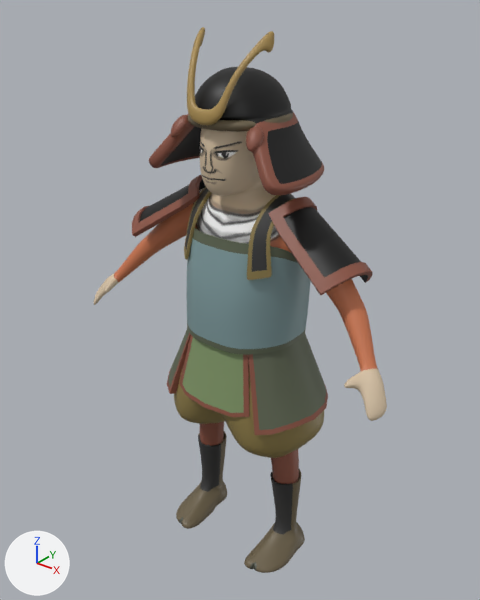
One commit to the FBX model SourceFiles/3D Models/Characters/FBX/samurai.fbx: the scene before it, then after it.
One viewpoint serves both versions: a 50 mm lens placed at (1.17, -1.504, 1.844), pointed at (-0.031, -0.002, 0.913). The axes (+X, +Y, +Z) are drawn at lower left. The lights are the same throughout. Where no turn or scale is listed for an object, it has been applied to the vertices.

In view in the first picture: 'Boots', 'Cuirass', 'Helmet', 'Helmet_Decoration', 'Helmet_Rope', 'Main', 'Main.001', 'Shoulder_Guard', 'Thigh_Guard'.
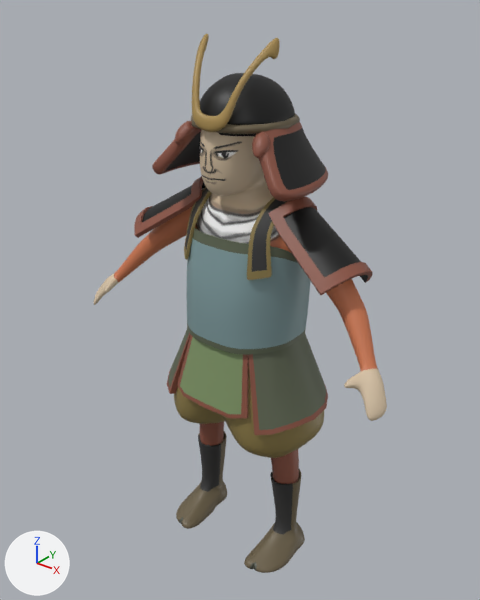
Where the newer file only moved an object's origin or applied its transform, the numbers keep the older frame.

Pixel boxes (x1, y1, x2, y2) of what changed, in the pictures (480 x 600 px; the box of a moved part takes in the faces that stretch with it):
'Helmet', moved, turned, rescaled
    before: (149, 67, 324, 196)
    after: (152, 73, 328, 202)
'Shoulder_Guard', reshaped
    before: (132, 175, 373, 295)
    after: (134, 176, 373, 295)
'Helmet_Decoration', mesh turned
    before: (187, 27, 274, 125)
    after: (192, 34, 280, 132)
'Helmet_Rope', reshaped, moved, rescaled, turned
    before: (187, 113, 293, 132)
    after: (191, 113, 300, 134)
part 1 of me_beziercircle_001, deleted (brown)
    before: (187, 113, 293, 132)
part 2 of me_beziercircle_001, added (brown)
    after: (191, 113, 300, 134)
part 6 of me_plane_003, moved or reshaped
    before: (132, 175, 206, 237)
    after: (134, 176, 206, 238)

The change, as a diff of the scene's bpy script:
```diff
--- a/SourceFiles/3D Models/Characters/FBX/samurai.fbx.py
+++ b/SourceFiles/3D Models/Characters/FBX/samurai.fbx.py
@@ me_beziercircle_001 @@
 # used by ob_helmet_rope; location = (0.0, -0.0208, 1.57); scale = (0.184, 0.184, 0.184)
-me_beziercircle_001.from_pydata(...)  # 2304 vertices, 2304 faces; spans x -0.77..0.77, y -0.92..0.75, z -0.46..-0.31
+me_beziercircle_001.from_pydata(...)  # 144 vertices, 144 faces; spans x -0.15..0.15, y -0.2..0.12, z 1.5..1.52
+# me_beziercircle_001 part 1: 2304 vertices removed from x -0.77..0.77, y -0.92..0.75, z -0.46..-0.31
+# me_beziercircle_001 part 2: 144 vertices added at x -0.15..0.15, y -0.2..0.12, z 1.5..1.52, forming a torus around z (ring radius 0.14, tube radius 0.01)
+# me_beziercircle_001 part 3: the surface is now shaded smooth
 me_beziercircle_001.materials.append(mat_samurai_material)
@@ me_mesh @@
 me_mesh.from_pydata(...)  # 4578 vertices, 4576 faces; spans x -1.28..1.28, y -0.76..1.23, z -1.05..0.43
 # used by ob_helmet; location = (0.0, -0.042, 1.544); scale = (0.194, 0.194, 0.194)
+# me_mesh part 5: the whole mesh is scaled about its middle by 0.194, then moved by (0.0, -0.23, 1.8)
 me_mesh.materials.append(mat_samurai_material)
@@ me_mesh_001 @@
 me_mesh_001.from_pydata(...)  # 930 vertices, 928 faces; spans x -0.126..0.126, y 0.01..0.16, z -0.094..0.131
 # used by ob_helmet_decoration; location = (0.0, -0.211, 1.593)
+# me_mesh_001 part 4: the whole mesh is turned 1.6 degrees about the z axis through its middle, then moved by (0.013, 0.004, -0.015)
 me_mesh_001.materials.append(mat_samurai_material)
@@ me_plane_003 @@
 me_plane_003.from_pydata(...)  # 168 vertices, 164 faces; spans x -0.422..0.422, y -0.143..0.099, z -0.65..-0.419
 # used by ob_shoulder_guard; location = (-0.006, 0.0, 1.713)
+# me_plane_003 part 6: the loose piece of 84 vertices spanning x -0.422..-0.13, y -0.143..0.099, z -0.65..-0.419 is moved by (0.012, 0.0, 0.0)
 me_plane_003.materials.append(mat_samurai_material)
@@ ob_helmet_rope @@
 ob_helmet_rope = bpy.data.objects.new('Helmet_Rope', me_beziercircle_001)
-ob_helmet_rope.location = (0.0, -0.0208, 1.57)
-ob_helmet_rope.scale = (0.184, 0.184, 0.184)
+ob_helmet_rope.parent = ob_helmet
+ob_helmet_rope.location = (-0.000561, -0.000206, 0.0)
@@ ob_helmet @@
 ob_helmet = bpy.data.objects.new('Helmet', me_mesh)
-ob_helmet.location = (0.0, -0.042, 1.544)
-ob_helmet.scale = (0.194, 0.194, 0.194)
+ob_helmet.location = (0.01, 0.004, -0.015)
+ob_helmet.rotation_euler = (0.0, 0.0, 0.0279)  # degrees (0, 0, 1.6)
```
